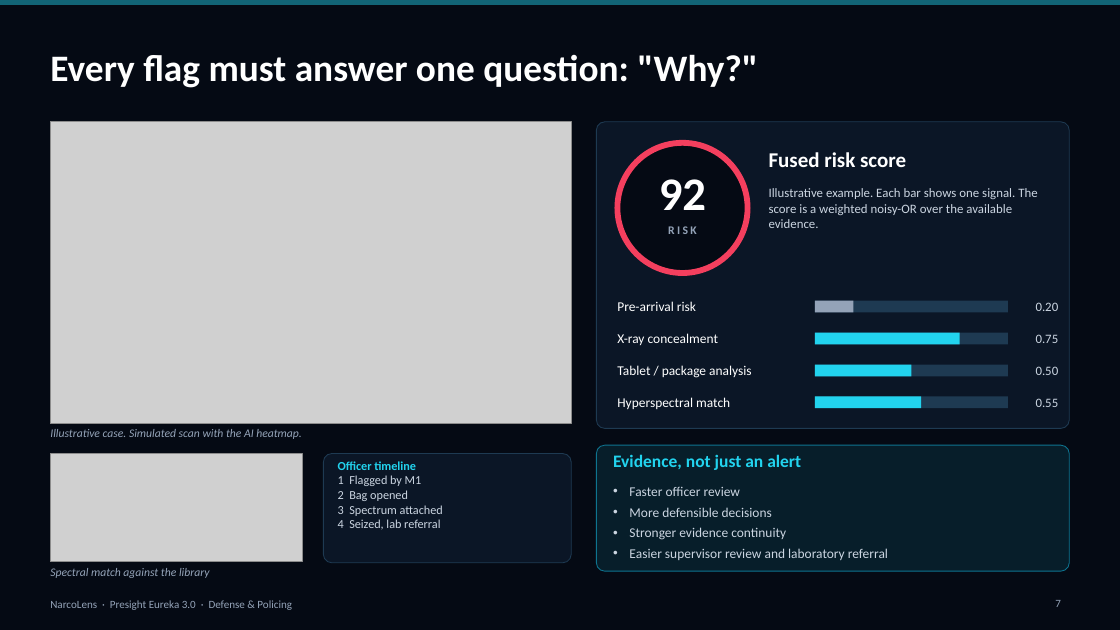
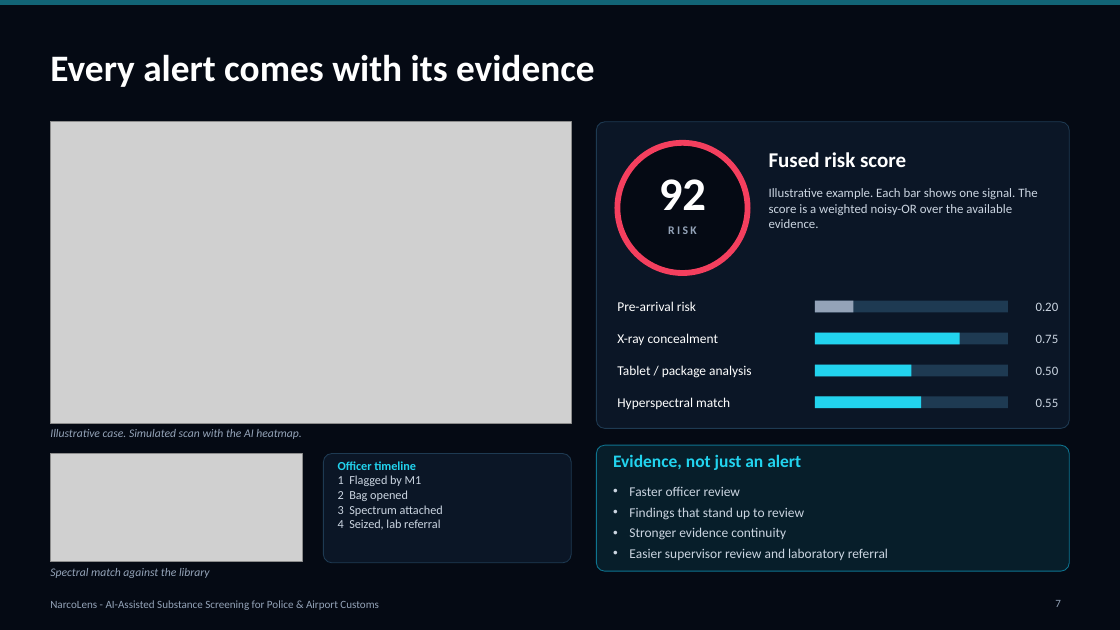
Before and after one commit to farahshaik14/narcolens-eureka, a slide deck: slide 7 of narcolens-pitch-deck.pptx. Drawn at 1120x630 pixels with LibreOffice and Linux fonts; fonts in the diff are those of the drawing; grey boxes stand for pictures. Boxes give left, top, right and bottom in pixels: in the first picture for what was removed or moved away, otherwise in the second. Text is boxed around its words. In the diff, an @@ line names an element or a change of style, - is before the commit and + after.

Commit message:
Pitch deck: new tagline, roles slide, wording and footer updates

```diff
--- a/narcolens-pitch-deck.pptx
+++ b/narcolens-pitch-deck.pptx
@@ title at [50,54,595,87]: text changed @@
-Every flag must answer one question: "Why?"
+Every alert comes with its evidence
@@ text at [629,507,805,520]: text changed @@
-• More defensible decisions
+• Findings that stand up to review
@@ text removed at [50,600,292,610] @@
-NarcoLens · Presight Eureka 3.0 · Defense & Policing
@@ text added at [50,600,378,610], 9.5 pt, text #94A3B8 @@
+NarcoLens - AI-Assisted Substance Screening for Police & Airport Customs
```
Also in this commit, not shown: 15 other slides changed, 1 slide added, 4 other files.
